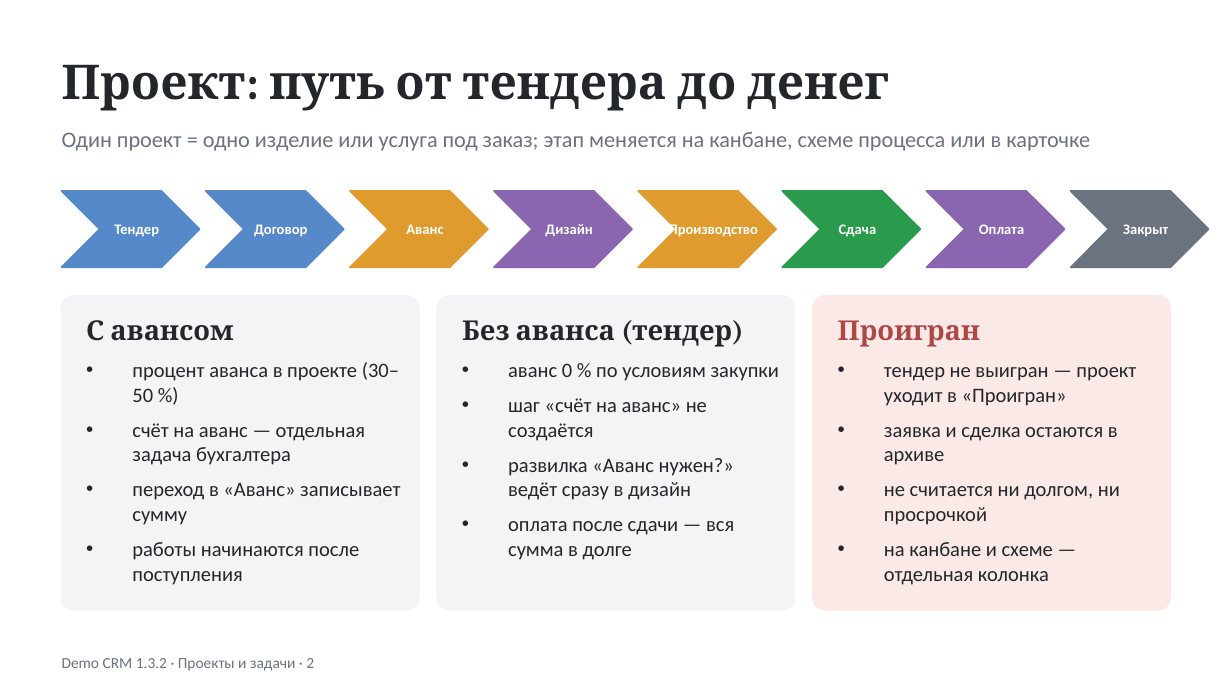
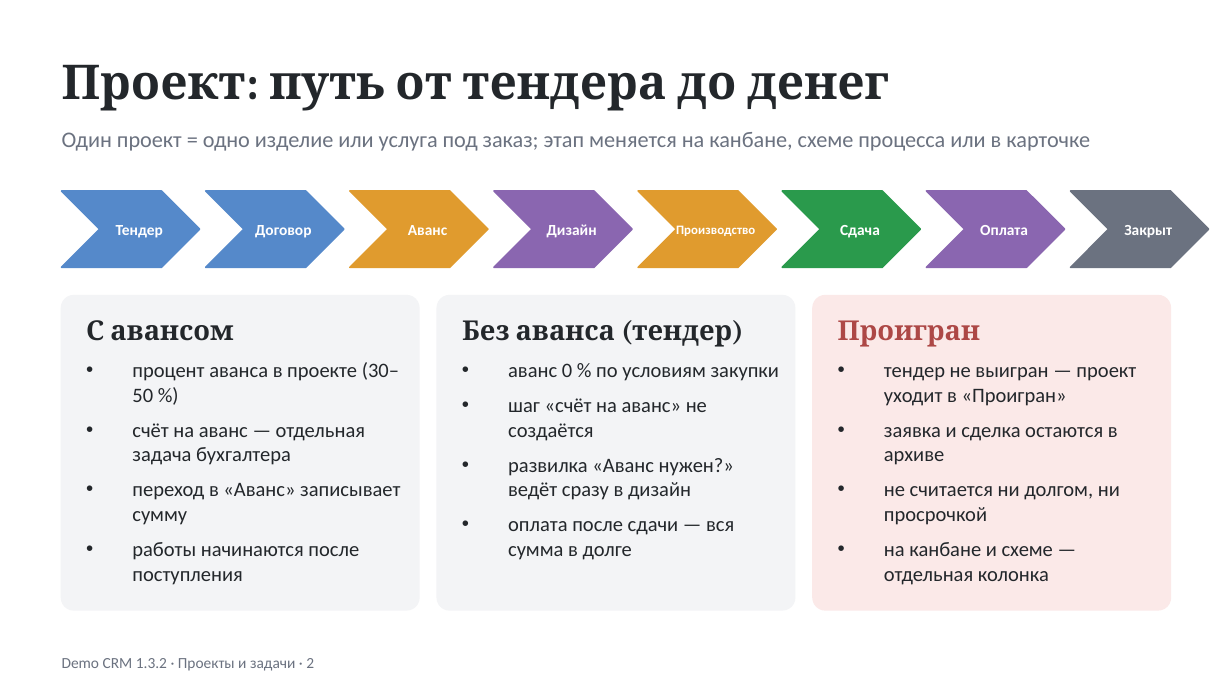
Before and after one commit to PavelTuhari/Contragenti, a slide deck: slide 2 of Contragenti-1.3-Projects-RU.pptx. Drawn at 1232x693 pixels with LibreOffice and Linux fonts; fonts in the diff are those of the drawing. Boxes give left, top, right and bottom in pixels: in the first picture for what was removed or moved away, otherwise in the second. Text is boxed around its words. In the diff, an @@ line names an element or a change of style, - is before the commit and + after.

```diff
--- a/Contragenti-1.3-Projects-RU.pptx
+++ b/Contragenti-1.3-Projects-RU.pptx
@@ text "Производство": place and size @@
-text "Производство" at [669, 223, 758, 237]
+text "Производство" at [676, 225, 755, 236]
@@ text "Производство" at [676, 225, 755, 236]: size 8.5 to 7.5 pt @@
@@ size 8.5 to 9 pt in 7 elements at [116, 225, 163, 238], [255, 225, 311, 238], [408, 225, 447, 235], [547, 224, 597, 238], [840, 225, 880, 238], [1124, 225, 1172, 238], [980, 225, 1028, 235] @@
```
